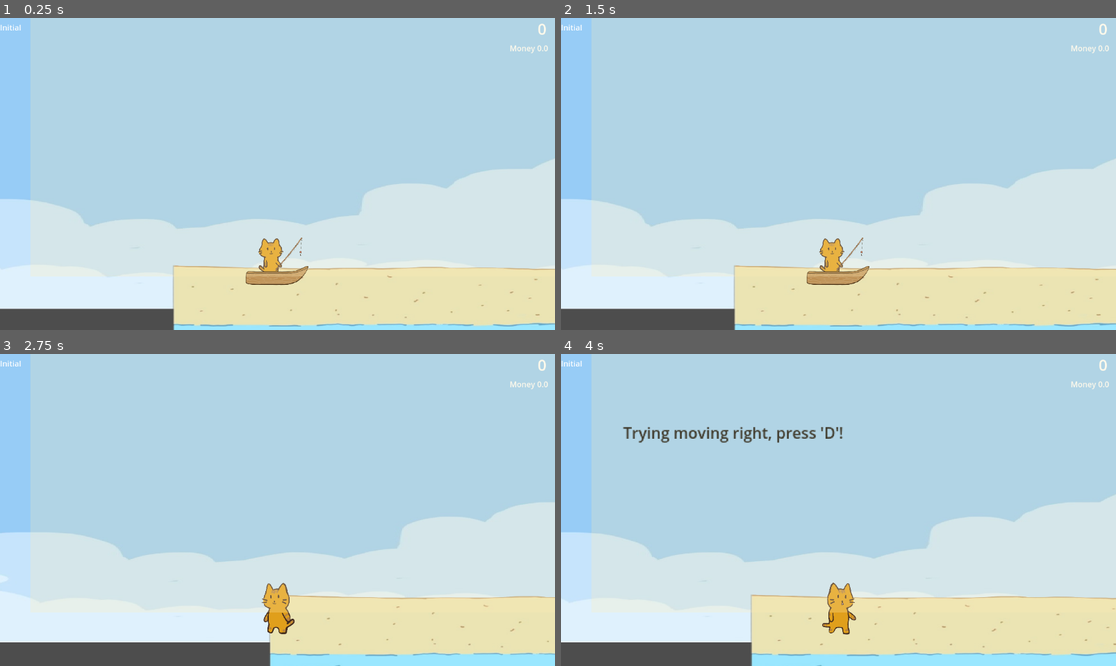
Above: before the commit, frames 1-4 (two rows, left to right).
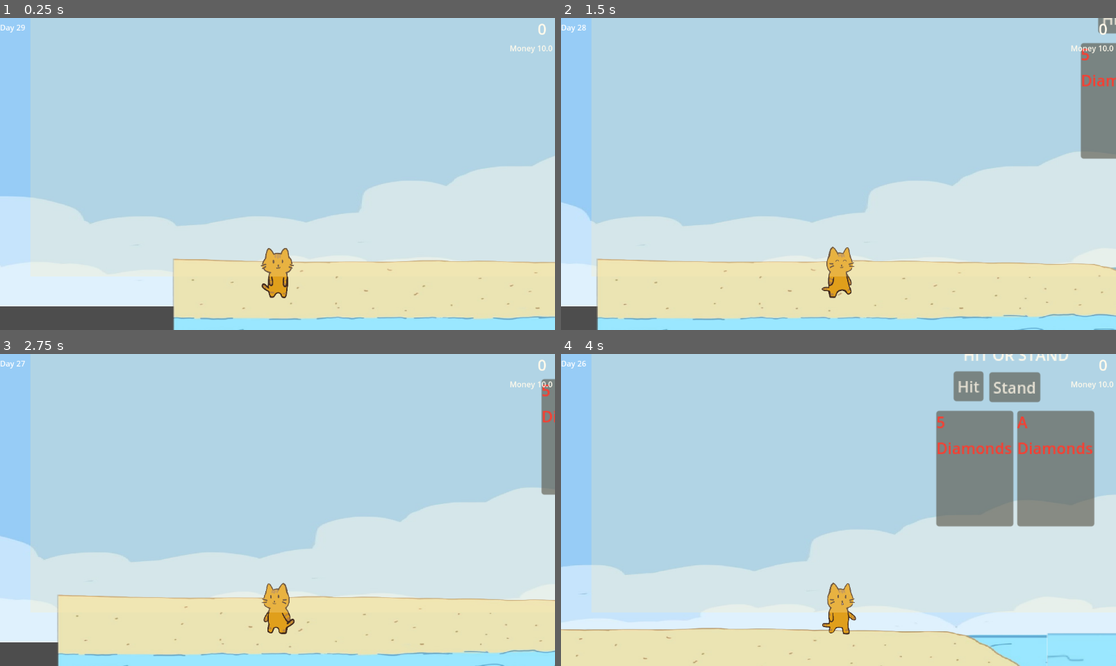
Above: after the commit, the same moments.

Repository: 3yaa/catfishing
Game: Godot game, scene res://scenes/game.tscn
The game is run twice, just before and just after one commit, with the same random seed, the same clock (stepped at 60 frames per second) and the same inputs.
Inputs:
- Up to frame 1 (0.25 s): no input
- Up to frame 2 (1.5 s): tap Enter (ui_accept) at 0.5, 0.77 s; hold Right (ui_right) from 0.53 s (still down); tap E (interact) at 0.6 s; tap F (fishing) at 1.35 s
- Up to frame 3 (2.75 s): tap Enter (ui_accept) at 1.52 s; tap E (interact) at 1.55, 2.1 s; release Right (ui_right) at 2.03 s; hold Left (ui_left) from 2.03 s (still down)
- Up to frame 4 (4 s): release Left (ui_left) at 2.78 s; hold Right (ui_right) from 2.78 s (still down); tap Space at 2.85 s; tap Enter (ui_accept) at 3.02, 3.77 s; tap E (interact) at 3.05, 3.6 s

The runs differ from the first frame. In frame 1, 5.5% of the frame differs, in the area x 0-100%, y 2-100%; in frame 2, 16%; in frame 3, 14%; in frame 4, 32%, in the area x 0-100%, y 0-100%.

Commit message:
update position and input

Diff:
--- a/scripts/fish_shop_manager.gd
+++ b/scripts/fish_shop_manager.gd
@@ -3,6 +3,7 @@
 
 @onready var player = $"../Player"
 @onready var fish_logic = $"../FishLogic"
+@onready var world_ui = $"../WorldUI"
 
 @onready var ui_fish_count = $FishCount
 @onready var sell_btn = $Sell
@@ -27,11 +28,13 @@
 	update_shop_ui()
 	emit_signal("shop_open")
 	show()
+	world_ui.allow_input = false
 
 
 func disable_shop():
 	emit_signal("shop_close")
 	hide()
+	world_ui.allow_input = true
 
 
 func update_shop_ui():
--- a/scripts/npc/npc_fish_shop.gd
+++ b/scripts/npc/npc_fish_shop.gd
@@ -3,8 +3,8 @@
 
 @onready var shop = $"../FishShop"
 
-const position_ocean = Vector2(920, 295)
-const position_island = Vector2(500, 295)
+const position_ocean = Vector2(920, 430)
+const position_island = Vector2(450, 430)
 
 
 func _ready() -> void:
--- a/scripts/npc/npc_upgrade_shop.gd
+++ b/scripts/npc/npc_upgrade_shop.gd
@@ -3,8 +3,8 @@
 
 @onready var shop = $"../UpgradeShop"
 
-const position_ocean = Vector2(1200, 295)
-const position_island = Vector2(350, 295)
+const position_ocean = Vector2(1200, 430)
+const position_island = Vector2(300, 430)
 
 
 func _ready() -> void:
--- a/scripts/upgrade_shop_manager.gd
+++ b/scripts/upgrade_shop_manager.gd
@@ -2,6 +2,7 @@
 extends Panel
 
 @onready var player = $"../Player"
+@onready var world_ui = $"../WorldUI"
 
 @onready var reel_skill_level = $ReelSkillLevel
 @onready var luck_level = $LuckLevel
@@ -30,11 +31,13 @@
 	update_shop_ui()
 	emit_signal("shop_open")
 	show()
+	world_ui.allow_input = false
 
 
 func disable_shop():
 	emit_signal("shop_close")
 	hide()
+	world_ui.allow_input = true
 
 
 func update_shop_ui():
--- a/scripts/world_ui.gd
+++ b/scripts/world_ui.gd
@@ -1,6 +1,6 @@
 extends CanvasLayer
 
-@export var dev_mode:bool = false
+@export var dev_mode:bool = true
 
 @onready var fish_score = $FishCounter/FishScore
 
